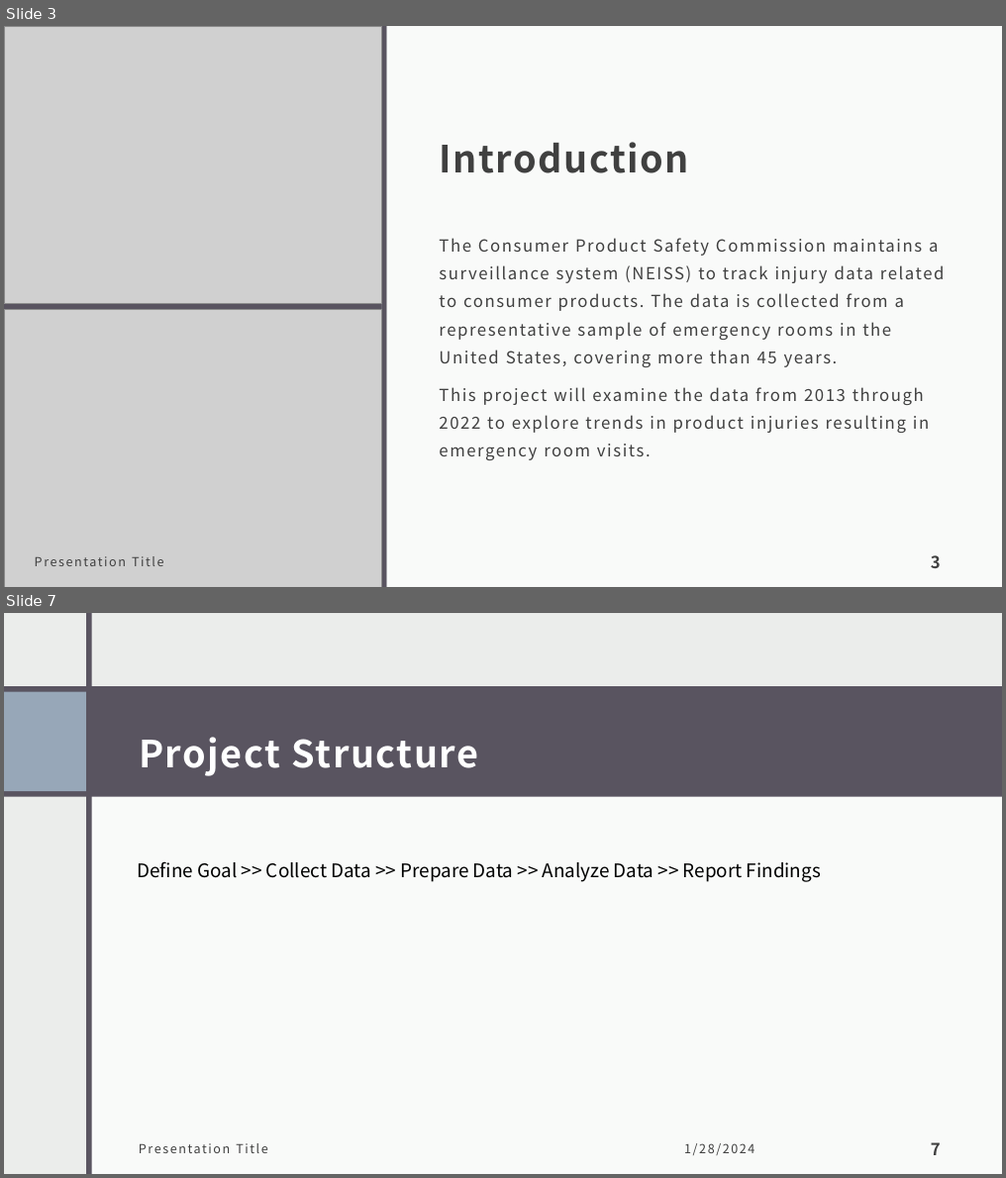
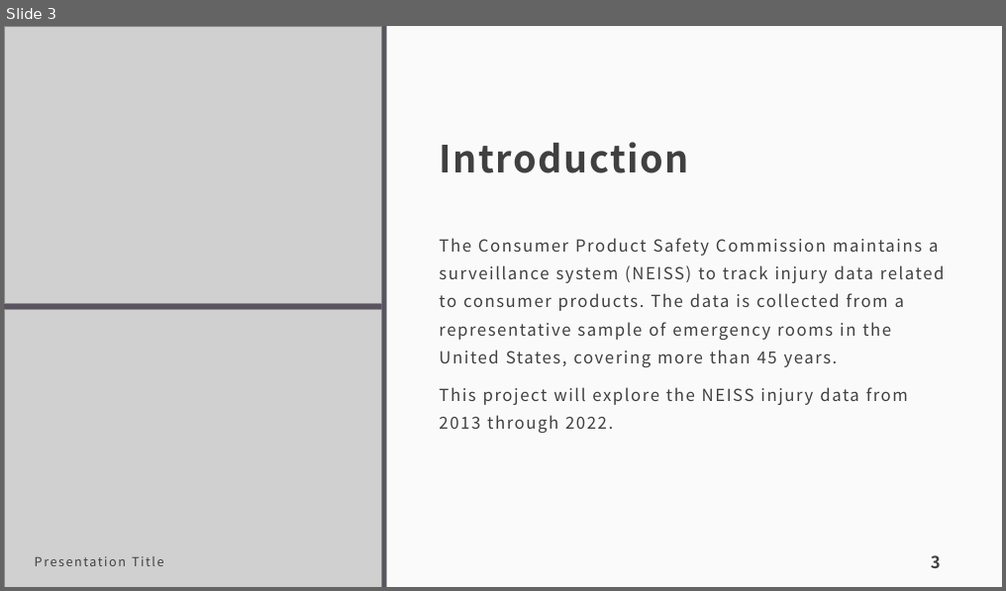
Before and after one commit to tamimcm416/product_injury, a slide deck: docs/Product Injuries.pptx. Shown one above the other, each under a label of ours: slides 3 and 7 before the commit, slide 3 after it; the slides between them are not shown. The pictures are 1006x1178 and 1006x591 pixels, drawn with LibreOffice and Linux fonts; fonts in the diff are those of the drawing; grey boxes stand for pictures. Boxes give left, top, right and bottom in pixels: in the first picture for what was removed or moved away, otherwise in the second. Text is boxed around its words. In the diff, an @@ line names an element or a change of style, - is before the commit and + after.

```diff
--- a/docs/Product Injuries.pptx
+++ b/docs/Product Injuries.pptx
@@ slide 7 removed at box(4, 613, 1002, 1174), background #EBEDEB @@
@@ rectangle removed at box(4, 613, 1002, 1174) @@
@@ rectangle removed at box(87, 613, 92, 1174) @@
@@ rectangle removed at box(385, 613, 390, 1174) @@
@@ rectangle removed at box(390, 613, 1002, 1174) @@
@@ rectangle removed at box(4, 686, 1002, 796) @@
@@ rectangle removed at box(4, 691, 86, 791) @@
@@ title removed at box(139, 737, 479, 776) @@
-Project Structure
@@ rectangle removed at box(89, 787, 1002, 1174) @@
@@ text removed at box(137, 861, 821, 882) @@
-Define Goal >> Collect Data >> Prepare Data >> Analyze Data >> Report Findings
@@ text removed at box(139, 1144, 268, 1154) @@
-Presentation Title
@@ text removed at box(684, 1144, 754, 1156) @@
-1/28/2024
@@ page number removed at box(931, 1143, 941, 1156) @@
-7
@@ slide 3 changed as well @@
@@ text at box(439, 387, 908, 433): text changed @@
-This project will examine the data from 2013 through 2022 to explore trends in product injuries resulting in emergency room visits.
+This project will explore the NEISS injury data from 2013 through 2022.
```
Also in this commit, not shown: 4 other slides changed, 6 slides added, 13 other slides removed, 1 other file.
